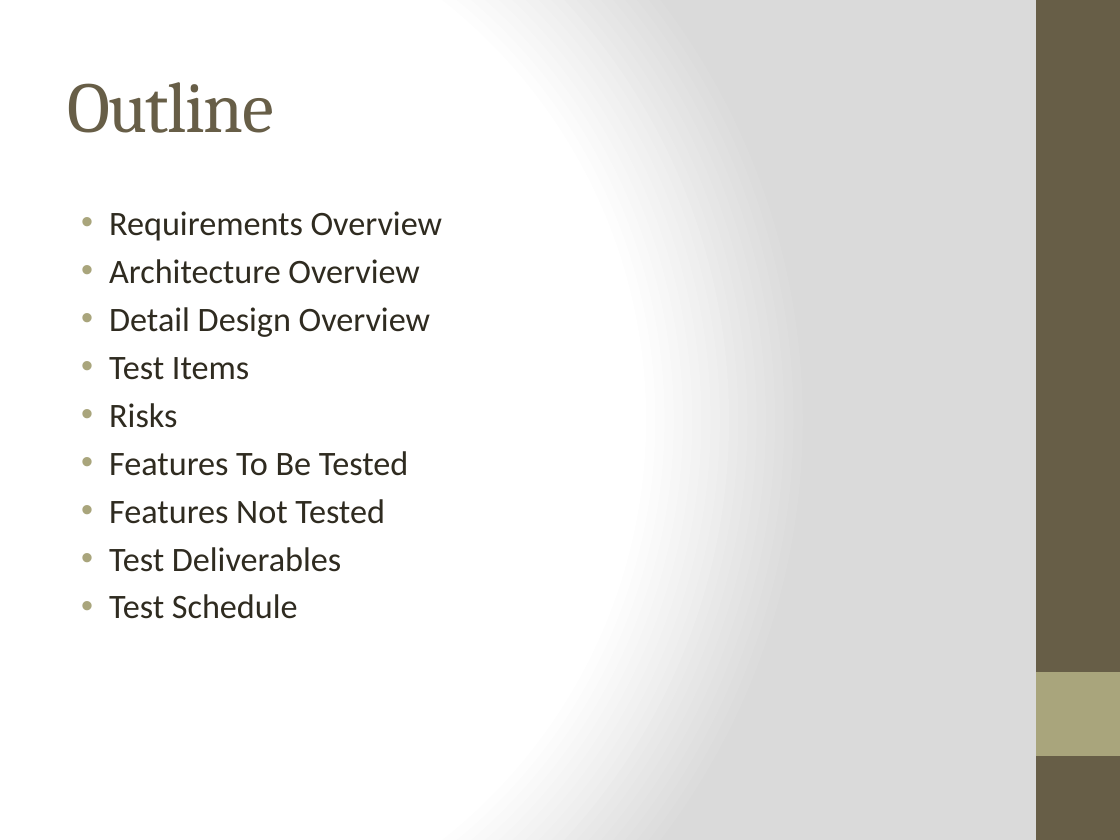
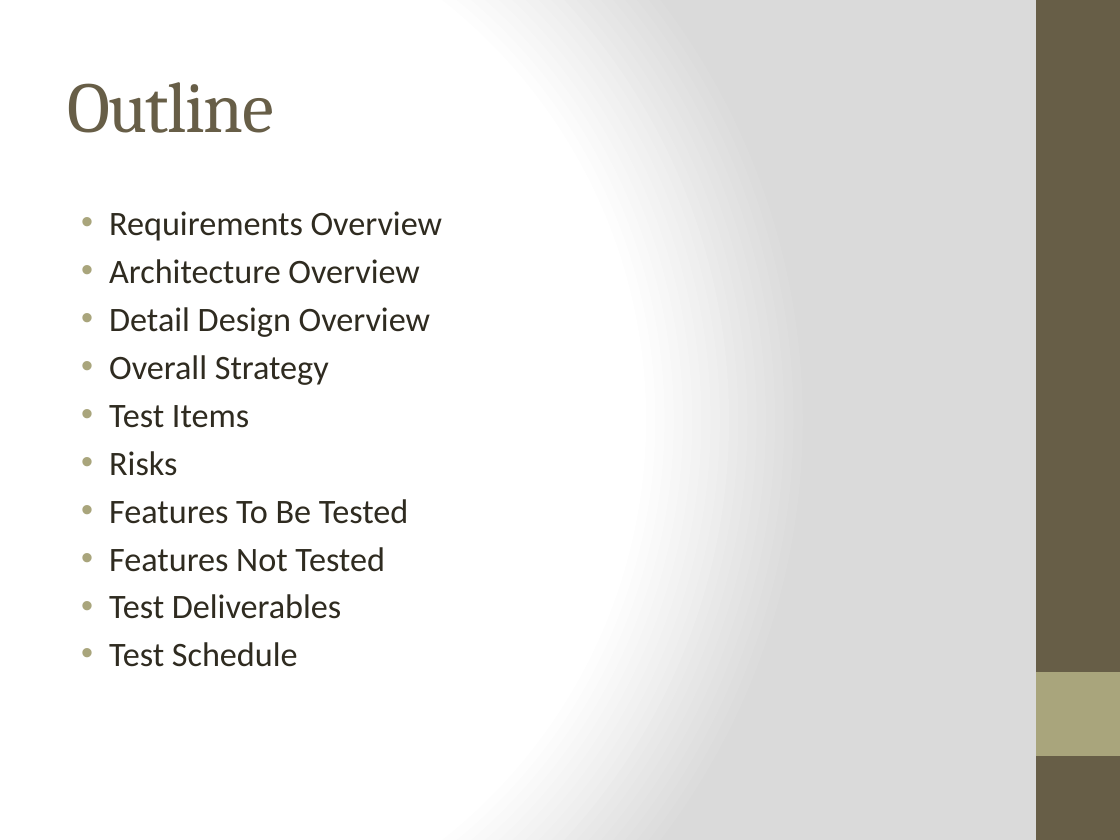
Before and after one commit to qpHalcy0n/SRDesign, a slide deck: slide 2 of Test Plan Presentation/Team Ink3d Test Plan.pptx. Drawn at 1120x840 pixels with LibreOffice and Linux fonts; fonts in the diff are those of the drawing. Boxes give left, top, right and bottom in pixels: in the first picture for what was removed or moved away, otherwise in the second. Text is boxed around its words. In the diff, an @@ line names an element or a change of style, - is before the commit and + after.

```diff
--- a/Test Plan Presentation/Team Ink3d Test Plan.pptx
+++ b/Test Plan Presentation/Team Ink3d Test Plan.pptx
@@ text at box(109, 355, 329, 385): paragraph added @@
+• Overall Strategy
```
Also in this commit, not shown: 1 other slide changed.
